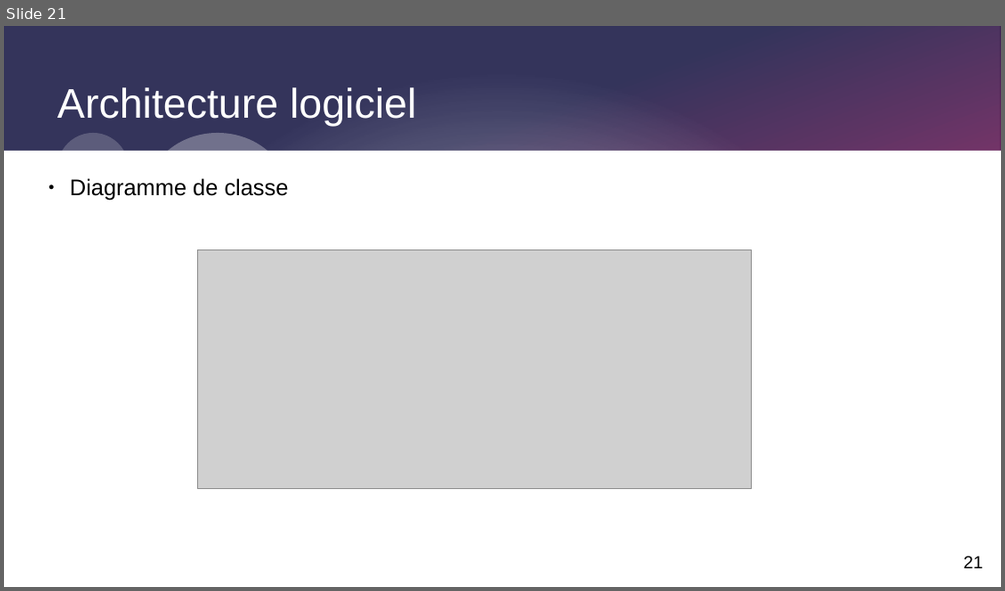
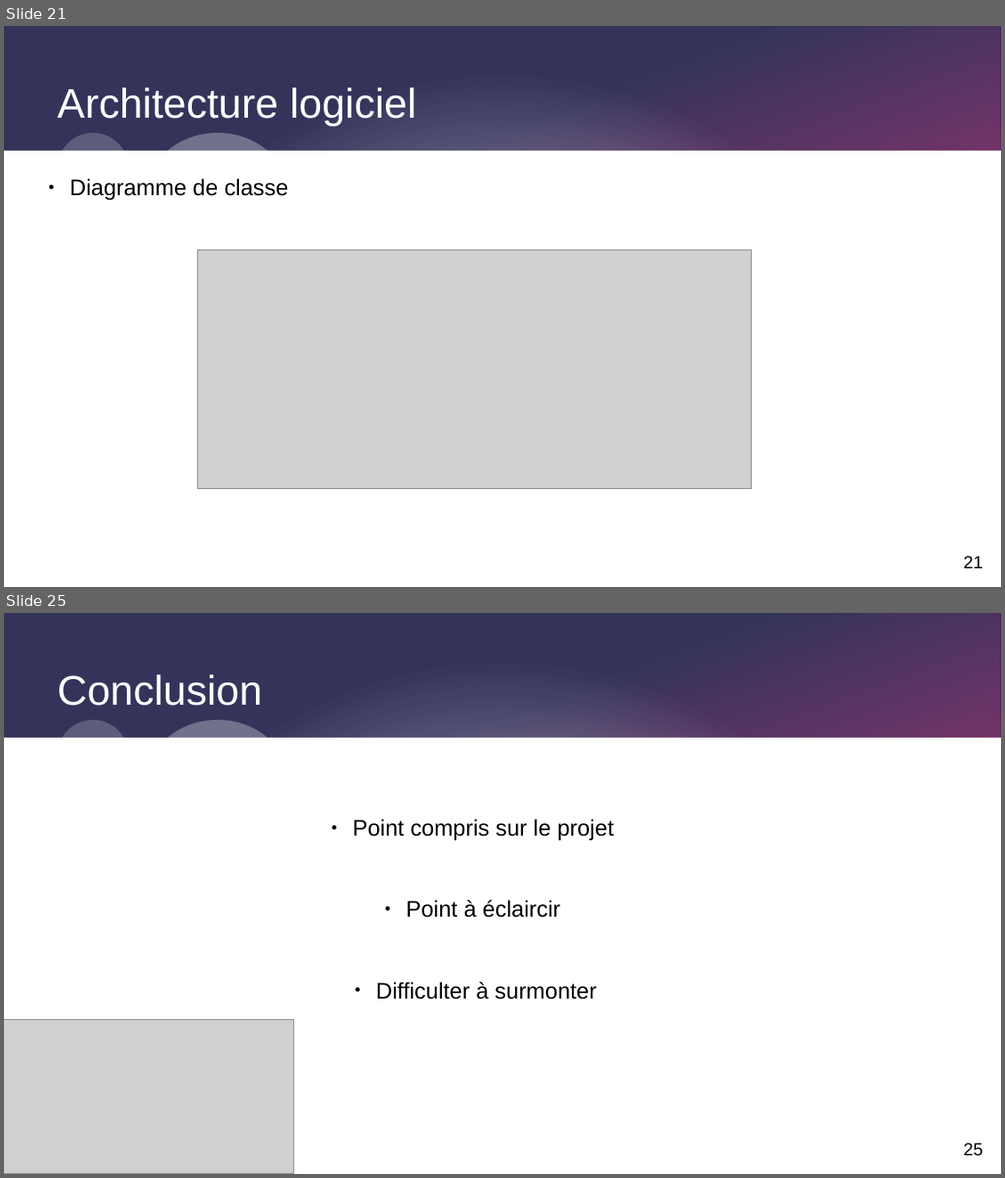
Before and after one commit to Corentinh2/PROJET_GESTIONNAIRE_DE_CHARGE, a slide deck: Diapo_revue1_projet.odp. Shown one above the other, each under a label of ours: slide 21 before the commit, slides 21 and 25 after it; the slides between them are not shown. The pictures are 1005x591 and 1005x1178 pixels, drawn with LibreOffice and Linux fonts; fonts in the diff are those of the drawing; grey boxes stand for pictures. Boxes give left, top, right and bottom in pixels: in the first picture for what was removed or moved away, otherwise in the second. Text is boxed around its words. In the diff, an @@ line names an element or a change of style, - is before the commit and + after.

```diff
--- a/Diapo_revue1_projet.odp
+++ b/Diapo_revue1_projet.odp
@@ slide 25 added at (4,613,1001,1174), background #FFFFFF; not listed: 5 template elements that a slide beside it also shows @@
@@ title added at (57,674,262,706), 33 pt, text #FFFFFF @@
+Conclusion
@@ text added at (353,819,614,999), 18 pt, text #000000 @@
+● Point compris sur le projet
+● Point à éclaircir
+● Difficulter à surmonter
@@ picture added at (4,1019,294,1174) @@
@@ page number added at (963,1143,983,1156), 14 pt, text #000000 @@
+25
```
Also in this commit, not shown: 7 slides changed, 2 other slides added, 1 slide removed, 5 other files.
